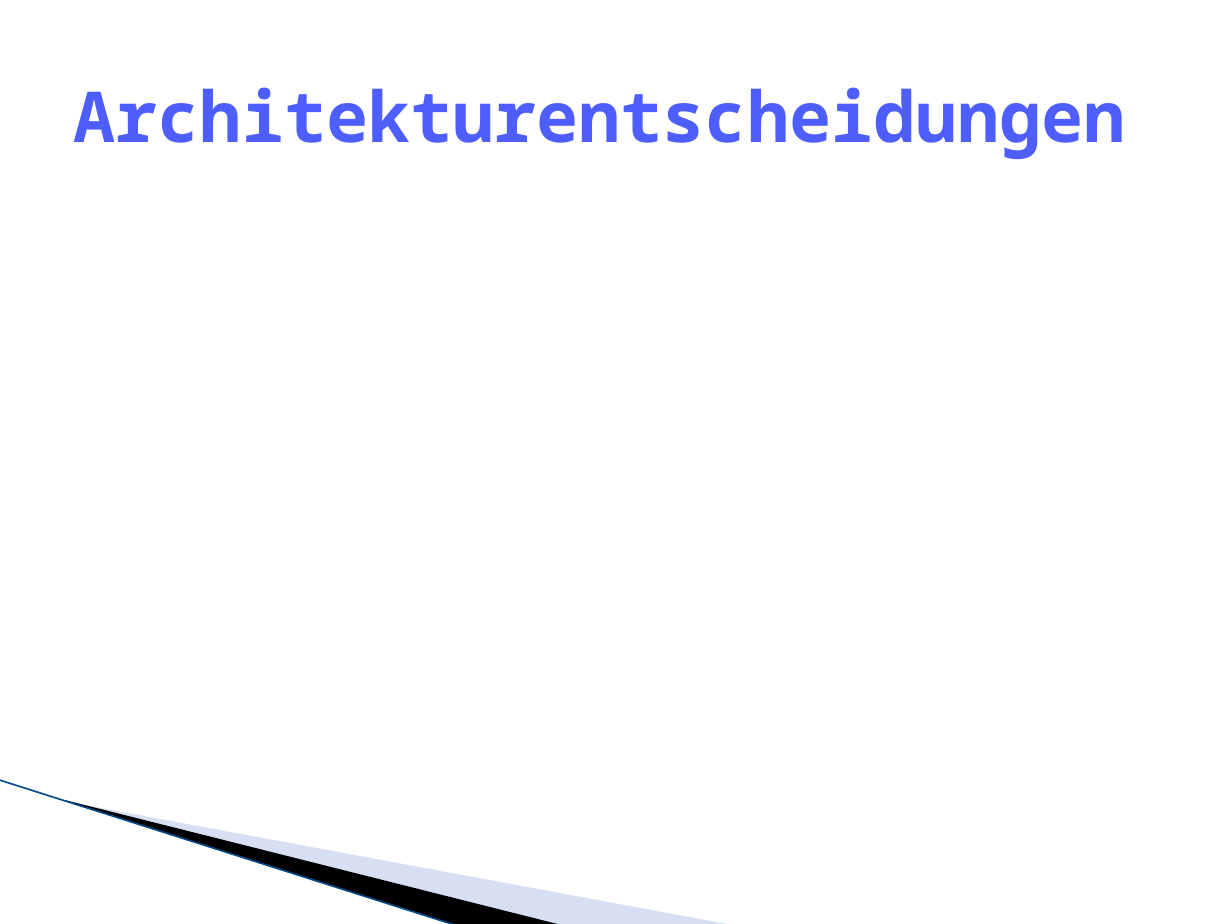
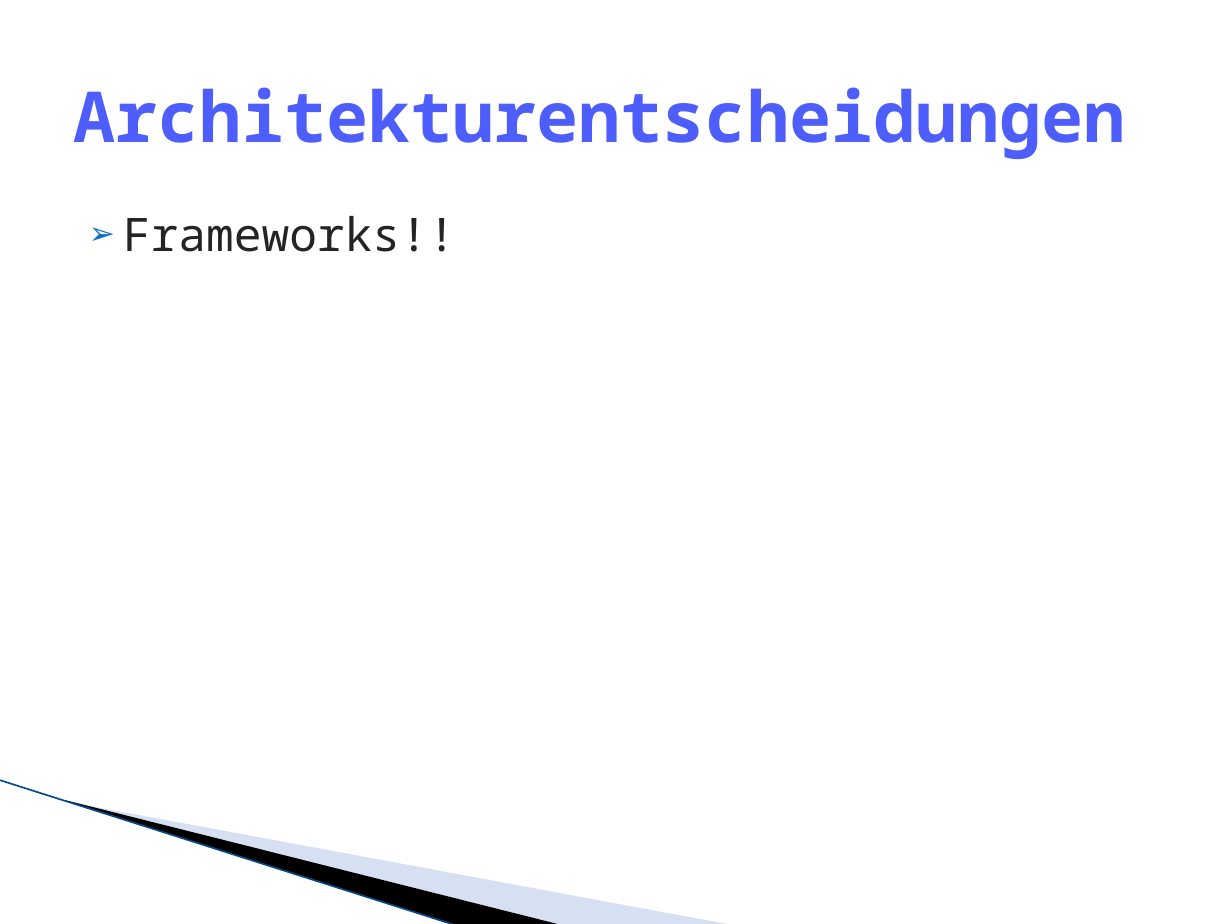
Before and after one commit to lukaselmer/hsr-mrt-software-engineering-2-project, a slide deck: slide 12 of doc/05_Design/praesentation.pptx. Drawn at 1232x924 pixels with LibreOffice and Linux fonts; fonts in the diff are those of the drawing; background and template pictures are left out. Boxes give left, top, right and bottom in pixels: in the first picture for what was removed or moved away, otherwise in the second. Text is boxed around its words. In the diff, an @@ line names an element or a change of style, - is before the commit and + after.

```diff
--- a/doc/05_Design/praesentation.pptx
+++ b/doc/05_Design/praesentation.pptx
@@ text added at (123,216,456,252), 27 pt, text #242424 @@
+➢ Frameworks!!
```
Also in this commit, not shown: 2 other slides changed, 3 slides added, 3 slides removed.
